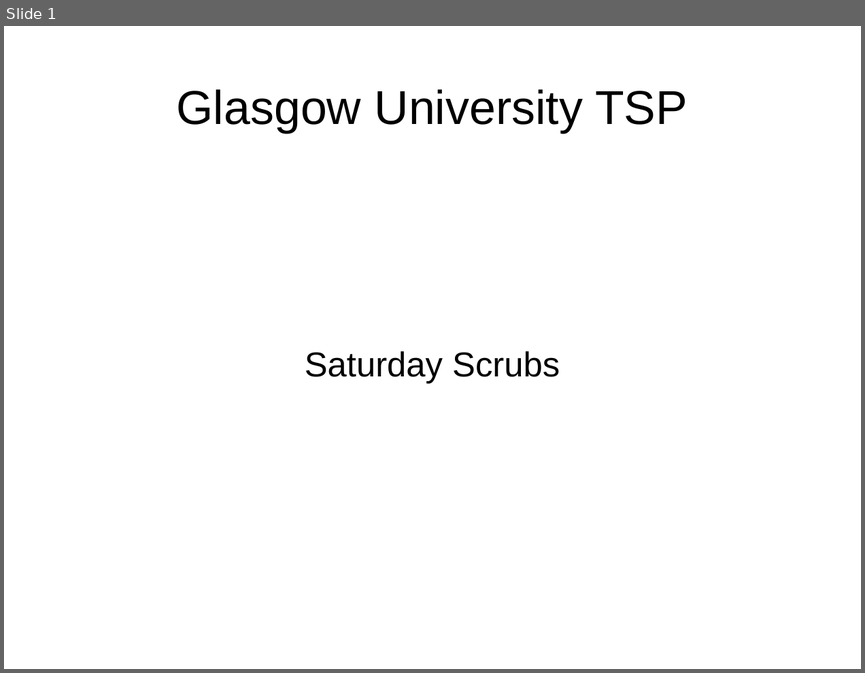
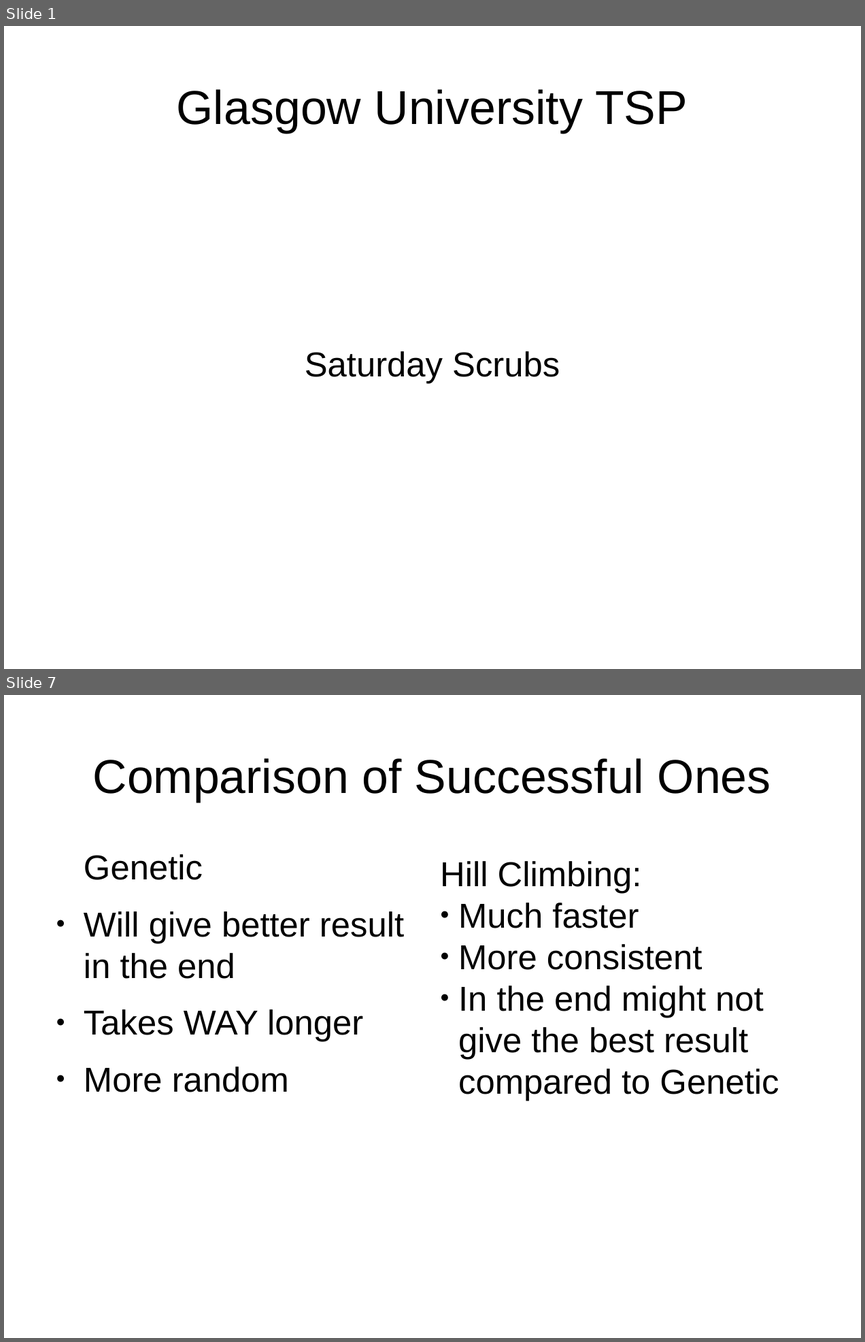
Before and after one commit to 2090140L/Glasgow-TSP-Challenge, a slide deck: presentation.odp. Shown one above the other, each under a label of ours: slide 1 before the commit, slides 1 and 7 after it; the slides between them are not shown. The pictures are 865x673 and 865x1342 pixels, drawn with LibreOffice and Linux fonts; fonts in the diff are those of the drawing. Boxes give left, top, right and bottom in pixels: in the first picture for what was removed or moved away, otherwise in the second. Text is boxed around its words. In the diff, an @@ line names an element or a change of style, - is before the commit and + after.

```diff
--- a/presentation.odp
+++ b/presentation.odp
@@ slide 7 added at <box>4,695,861,1338</box>, background #FFFFFF @@
@@ title added at <box>93,758,771,802</box>, 44 pt, text #000000 @@
+Comparison of Successful Ones
@@ text added at <box>84,854,404,1092</box>, 32 pt, text #000000 @@
+Genetic
+● Will give better result in the end
+● Takes WAY longer
+● More random
@@ text added at <box>440,861,779,1100</box>, 32 pt, text #000000 @@
+Hill Climbing:
+● Much faster
+● More consistent
+● In the end might not give the best result compared to Genetic
```
Also in this commit, not shown: 2 slides changed, 3 other slides added, 5 slides removed, 2 other files.
